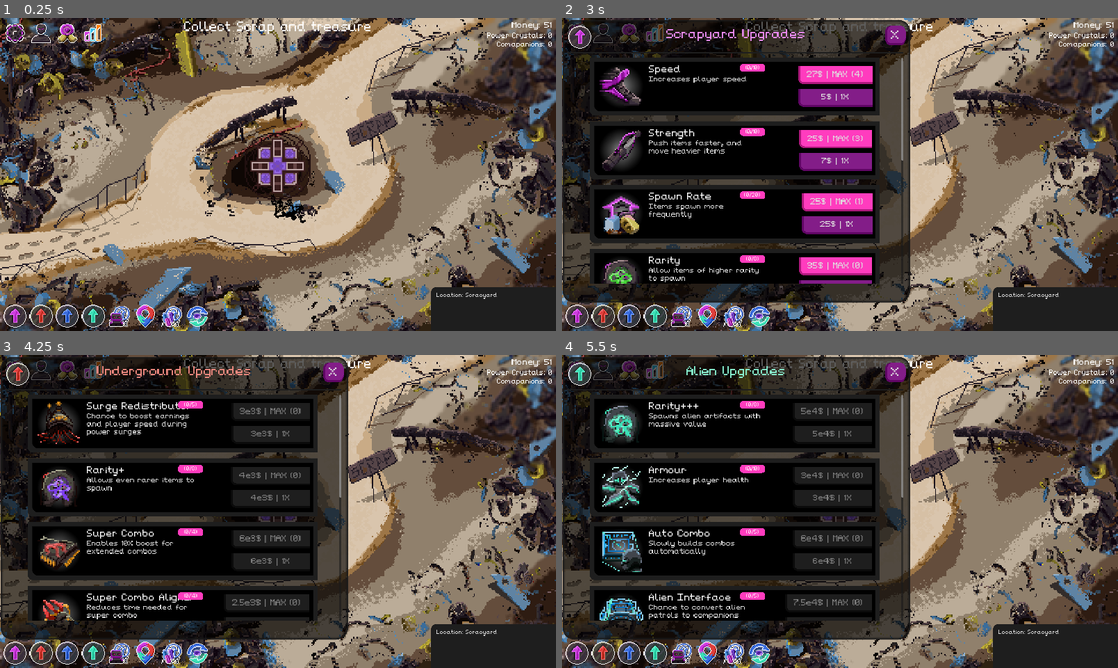
Above: before the commit, frames 1-4 (two rows, left to right).
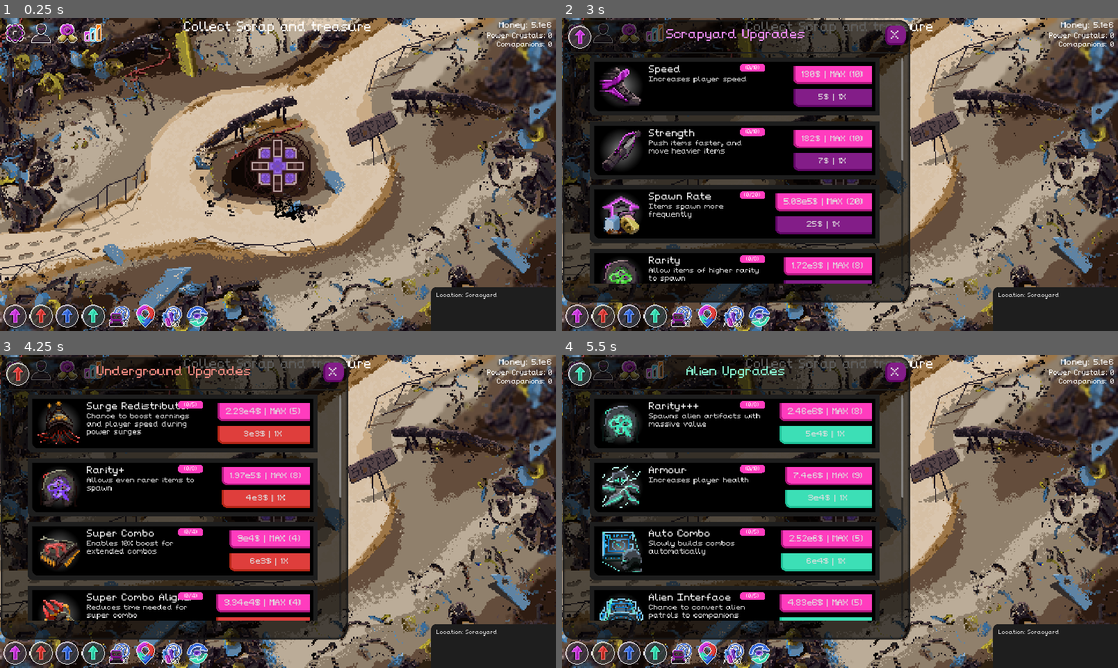
Above: after the commit, the same moments.

Repository: NathanHeaton/Robo-revolution
Game: Godot game, scene res://Main/main.tscn
The game is run twice, just before and just after one commit, with the same random seed, the same clock (stepped at 60 frames per second) and the same inputs.
Inputs (mouse positions are in pixels of both pictures, inside the frame that each line leads up to):
- Up to frame 1 (0.25 s): no input
- Up to frame 2 (3 s): click (600, 33) at 0.5 s; click (628, 33) at 1.25 s; click (656, 33) at 2 s; click (578, 315) at 2.75 s
- Up to frame 3 (4.25 s): click (38, 652) at 3.5 s
- Up to frame 4 (5.5 s): click (628, 652) at 4.25 s; click (656, 652) at 5 s

The runs differ from the first frame. In frame 1, 0.1% of the frame differs, in the area x 89-100%, y 1-4%; in frame 2, 1.9%; in frame 3, 6.8%; in frame 4, 7.0%, in the area x 39-100%, y 1-85%.

Commit message:
added global game stats to store stat info, added luck uppgrades and new item spawning system

Diff:
--- /dev/null
+++ b/robo-revolution/Globals/game_stats.gd
@@ -0,0 +1,27 @@
+extends Node
+
+# player stats
+var strength = 15
+var surge_protection = 0
+var speed = 400
+var health = 100
+
+#spawn stats
+var rarity_lvl = 0
+var item_spawn_region
+var luck_lvl = 0
+
+#other
+var companions = 0
+var water_proof = false
+
+
+
+# Called when the node enters the scene tree for the first time.
+func _ready() -> void:
+	pass # Replace with function body.
+
+
+# Called every frame. 'delta' is the elapsed time since the previous frame.
+func _process(delta: float) -> void:
+	pass
--- a/robo-revolution/Main/main.gd
+++ b/robo-revolution/Main/main.gd
@@ -3,14 +3,12 @@
 @export var scrap_treasure: PackedScene
 # Called when the node enters the scene tree for the first time.
 
-var rarity_lvl = 0
 
-var item_spawn_region
 
 func _ready() -> void:
 	newGame()
-	Money.MONEY = 51
-	item_spawn_region = [Vector2(30,30),Vector2(1920 - 60, 1080 - 60)]
+	Money.MONEY = 5100000
+	GameStats.item_spawn_region = [Vector2(30,30),Vector2(1920 - 60, 1080 - 60)]
 	UpgradeManager.connect("upgrade", Callable(self, "_upgrade"))
 
 
@@ -55,32 +53,30 @@
 func _spawnrate_upgrade(level: int):
 	var wait = snapped(clamp(4 +log(level +1)*-1.15,0.1,5),0.01)
 	$loot_spawn_timer.wait_time = wait
-	print("Applying Spawn Rate upgrade, level:", level)
 
 func _rarity_upgrade(level: int):
 	if (level == 1):
-		rarity_lvl +=1
-	print("Applying Rarity upgrade, level:", level," ",rarity_lvl )
+		GameStats.rarity_lvl +=1
+	GameStats.luck_lvl = level
 
 func _rarity_upgrade_plus(level: int):
 	if (level == 1):
-		rarity_lvl +=1
-	print("Applying Rarity+ upgrade, level:", level," ",rarity_lvl )
+		GameStats.rarity_lvl +=1
 
 func _rarity_upgrade_2plus(level: int):
 	if (level == 1):
-		rarity_lvl +=1
-	print("Applying Rarity++ upgrade, level:", level," ",rarity_lvl )
+		GameStats.rarity_lvl +=1
+	GameStats.luck_lvl += 1
 
 func _rarity_upgrade_3plus(level: int):
 	if (level == 1):
-		rarity_lvl +=1
-	print("Applying Rarity+++ upgrade, level:", level," ",rarity_lvl )
+		GameStats.rarity_lvl +=1
+	GameStats.luck_lvl += 1
+	print(GameStats.luck_lvl)
 
 func _item_focuser_upgrade(level: int):
 	var x = 30+log(level+1)* 150
-	item_spawn_region = [Vector2(x,x),Vector2(1920 - x, 1080 - x)]
-	print("Applying Item Focuser upgrade, level:", level, item_spawn_region)
+	GameStats.item_spawn_region = [Vector2(x,x),Vector2(1920 - x, 1080 - x)]
 
 
 func respawn():
@@ -89,7 +85,10 @@
 
 
 func item_spawn_location() -> Vector2: # picks where to spawn the loot items and avoids the center of the screen
-	var rndLocation = Vector2(randi_range(item_spawn_region[0].x,item_spawn_region[1].x),randi_range(item_spawn_region[0].y,item_spawn_region[1].y))
+	var rndLocation = Vector2(
+	randi_range(GameStats.item_spawn_region[0].x,GameStats.item_spawn_region[1].x),
+	randi_range(GameStats.item_spawn_region[0].y,GameStats.item_spawn_region[1].y)
+	)
 	if (rndLocation.x > 820 && rndLocation.x < 1150):
 		if(rndLocation.y > 325 && rndLocation.y < 725):
 			rndLocation = Vector2(rndLocation.x + 400, rndLocation.y+ 400)
@@ -99,7 +98,7 @@
 
 
 func _spawn_loot() -> void:
-	var loot = $Item_creator.spawn_item(rarity_lvl,"Scrapyard", "scrap", scrap_treasure)
+	var loot = $Item_creator.spawn_item("Scrapyard", "scrap", scrap_treasure)
 
 	var rotation_dir = 0
 	rotation_dir = randf_range(-PI / 4, PI/4)
--- a/robo-revolution/Scenes/item_creator.gd
+++ b/robo-revolution/Scenes/item_creator.gd
@@ -196,10 +196,12 @@
 }
 
 var pickable_items = []
-
-func spawn_item(rarity: int, location: String, type: String, item_scene):
-
-	var item = pick_item(rarity, location, type)
+var pickable_scrap =[]
+var pickable_treasure =[]
+
+func spawn_item(location: String, type: String, item_scene):
+
+	var item = pick_item(location, type)
 
 	var item_instance = item_scene.instantiate()
 	item_instance.z_index = -1
@@ -207,16 +209,34 @@
 
 	return item_instance
 
-func pick_item(rarity: int, location: String, type: String ):
+func pick_item(location: String, type: String ):
 	var item # the specific loot item that is picked
-	var keys = item_data.keys()
+
 	for items in item_data: # goes through all items to find the right item
-		if (item_data[items].get("rarity") <= rarity && _in_correct_location(items) ):
+		if (item_data[items].get("rarity") <= GameStats.rarity_lvl && _in_correct_location(items) ):
 			item = item_data[items]
-			pickable_items.append(item)# adds the valid item that can be chosen from to an array
+			if (item_data[items].get("type") == "scrap"):
+				pickable_scrap.append(item)# adds the valid item that can be chosen from to an array
+			else :
+				pickable_treasure.append(item)
+
+	_decide_luck()
 	item = pickable_items.pick_random()
 
 	return item
+
+func _decide_luck():
+	randomize()# makes vbarients more random
+	var items = pickable_scrap
+	var luck_roll =0
+
+	luck_roll = randi_range(0,50)
+
+	var luck_needed = 43 - (GameStats.luck_lvl - (5 if LocationData.CURRENT_LOCATION == LocationData.locations.Scrapyard else 0))# if it is the scrapyard
+
+	if (luck_roll >= luck_needed):
+		items = pickable_treasure
+	pickable_items = items
 
 # Called when the node enters the scene tree for the first time.
 func _ready() -> void:
--- a/robo-revolution/Scenes/player.gd
+++ b/robo-revolution/Scenes/player.gd
@@ -1,15 +1,7 @@
 extends CharacterBody2D
 signal push
 
-@export var speed = 400
-@export var health = 100
-
-var item_spawn_region
-
 var screen_size
-var strength = 15
-var surge_protection = 0
-
 
 # Called when the node enters the scene tree for the first time.
 func _ready() -> void:
@@ -37,7 +29,7 @@
 		velocity.y +=1
 
 	if velocity.length() > 0:
-		velocity = velocity.normalized() * speed
+		velocity = velocity.normalized() * GameStats.speed
 		$AnimatedSprite2D.play()
 	else:
 		$AnimatedSprite2D.stop()
@@ -56,7 +48,7 @@
 	for body in $pushing_area.get_overlapping_bodies():  # Use Area2D method
 		if body is RigidBody2D:
 			var push_direction = (body.position - position).normalized()
-			body.apply_central_impulse(push_direction * strength)  # Adjust push force
+			body.apply_central_impulse(push_direction * GameStats.strength)  # Adjust push force
 
 
 func _on_body_entered(body: Node2D) -> void:
@@ -83,12 +75,10 @@
 
 
 func strength_upgrade(level: int):
-	strength = 1 + log(level +2)* 15 +(level/5)
-	print("strength: "+ str(strength))
+	GameStats.strength = 1 + log(level +2)* 15 +(level/5)
 
 func speed_upgrade(level: int):
-	speed = 400+log(level+2)* 50
-	print("speed: "+ str(strength))
+	GameStats.speed = 400+log(level+2)* 50
 
 
 
@@ -99,5 +89,5 @@
 	print("Applying Combo Increase upgrade, level:", level)
 
 func surge_protection_upgrade(level: int):
-	surge_protection = level
+	GameStats.surge_protection = level
 	print("Surge Protection :", level)
--- a/robo-revolution/Scenes/scrap_treasure.tscn
+++ b/robo-revolution/Scenes/scrap_treasure.tscn
@@ -687,7 +687,8 @@
 
 [sub_resource type="FastNoiseLite" id="FastNoiseLite_vkjuh"]
 noise_type = 0
-frequency = 0.0005
+seed = 5
+frequency = 0.0004
 
 [sub_resource type="NoiseTexture2D" id="NoiseTexture2D_wh3vy"]
 width = 80
--- a/robo-revolution/project.godot
+++ b/robo-revolution/project.godot
@@ -22,6 +22,7 @@
 LocationData="*res://Globals/Location_Data.gd"
 UpgradeManager="*res://Globals/upgrade_manager.gd"
 GlobalThemes="*res://Globals/global_themes.gd"
+GameStats="*res://Globals/game_stats.gd"
 
 [display]
 
